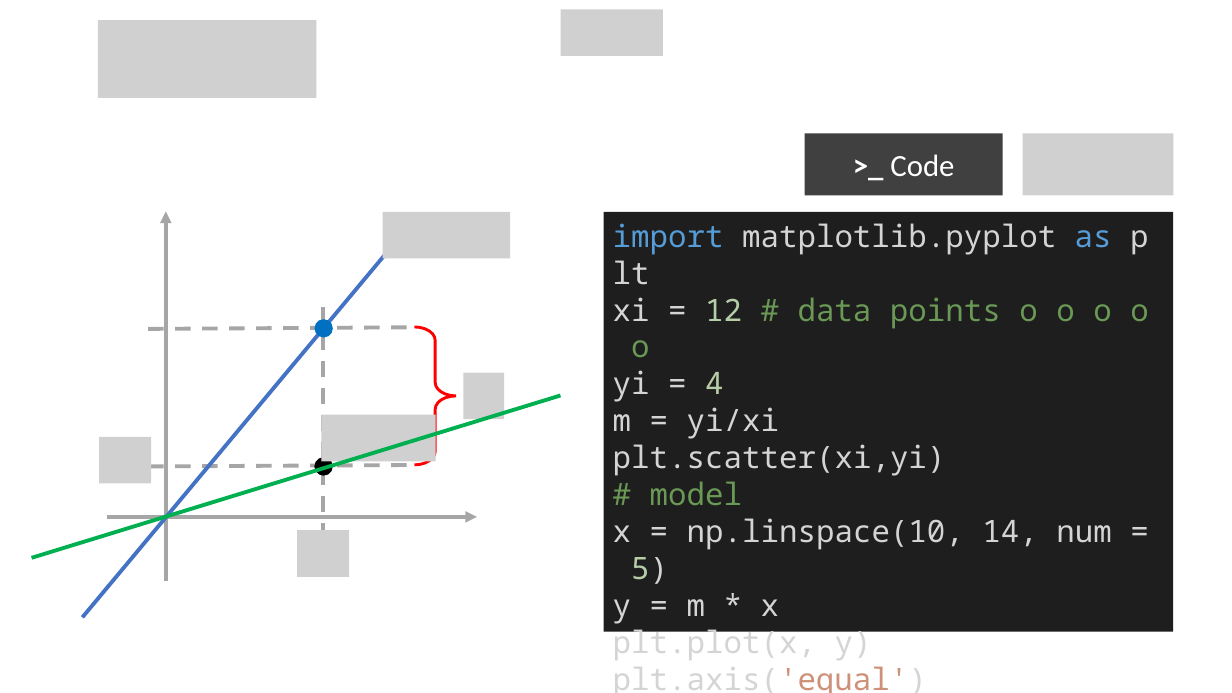
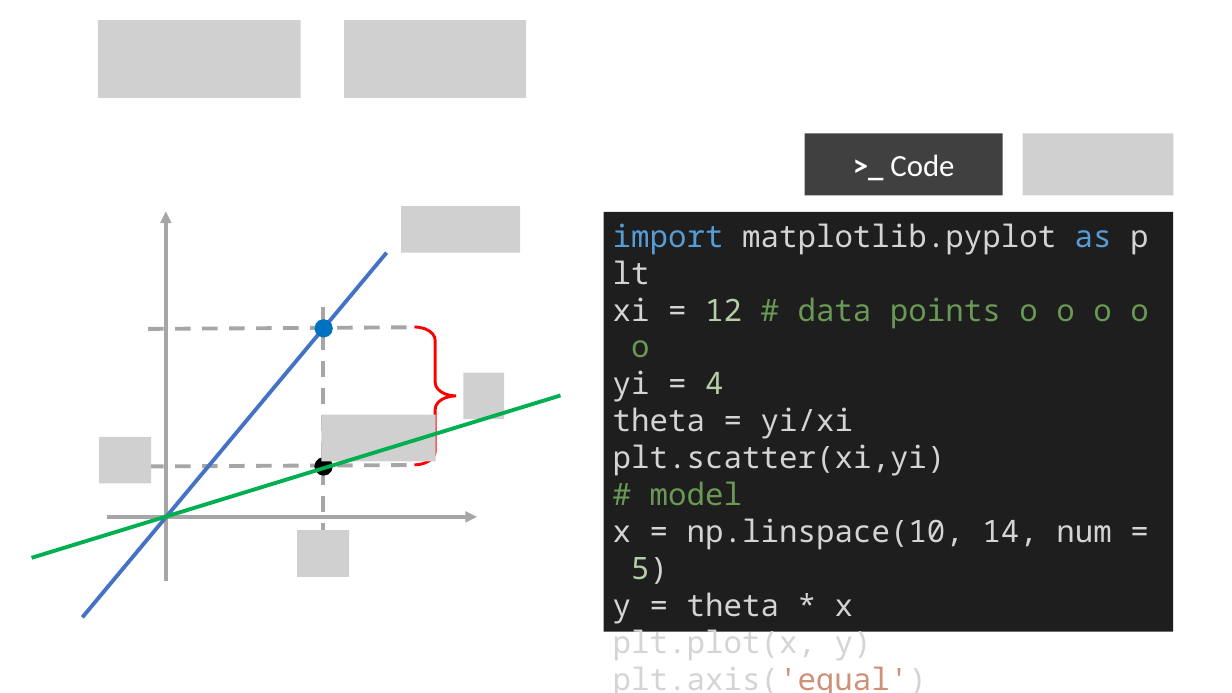
Before and after one commit to mathphysmx/teaching-ml, a slide deck: slide 8 of slides/02_ML_Linear_modelsA.pptx (slide 10 before the commit). Drawn at 1232x693 pixels with LibreOffice and Linux fonts; fonts in the diff are those of the drawing; grey boxes stand for pictures. Boxes give left, top, right and bottom in pixels: in the first picture for what was removed or moved away, otherwise in the second. Text is boxed around its words. In the diff, an @@ line names an element or a change of style, - is before the commit and + after.

```diff
--- a/slides/02_ML_Linear_modelsA.pptx
+++ b/slides/02_ML_Linear_modelsA.pptx
@@ picture: place and size @@
-picture at bbox=[98, 20, 317, 98]
+picture at bbox=[98, 20, 301, 98]
@@ picture added at bbox=[345, 20, 527, 98] @@
@@ picture removed at bbox=[561, 9, 664, 55] @@
@@ picture: place and size @@
-picture at bbox=[383, 212, 510, 258]
+picture at bbox=[401, 206, 520, 252]
@@ text in rectangle at bbox=[613, 407, 853, 439]: text changed @@
-m = yi/xi
+theta = yi/xi
@@ text in rectangle at bbox=[613, 592, 853, 624]: text changed @@
-y = m * x
+y = theta * x
```
Also in this commit, not shown: 6 other slides changed, 8 slides added, 6 slides removed, 2 other files.
